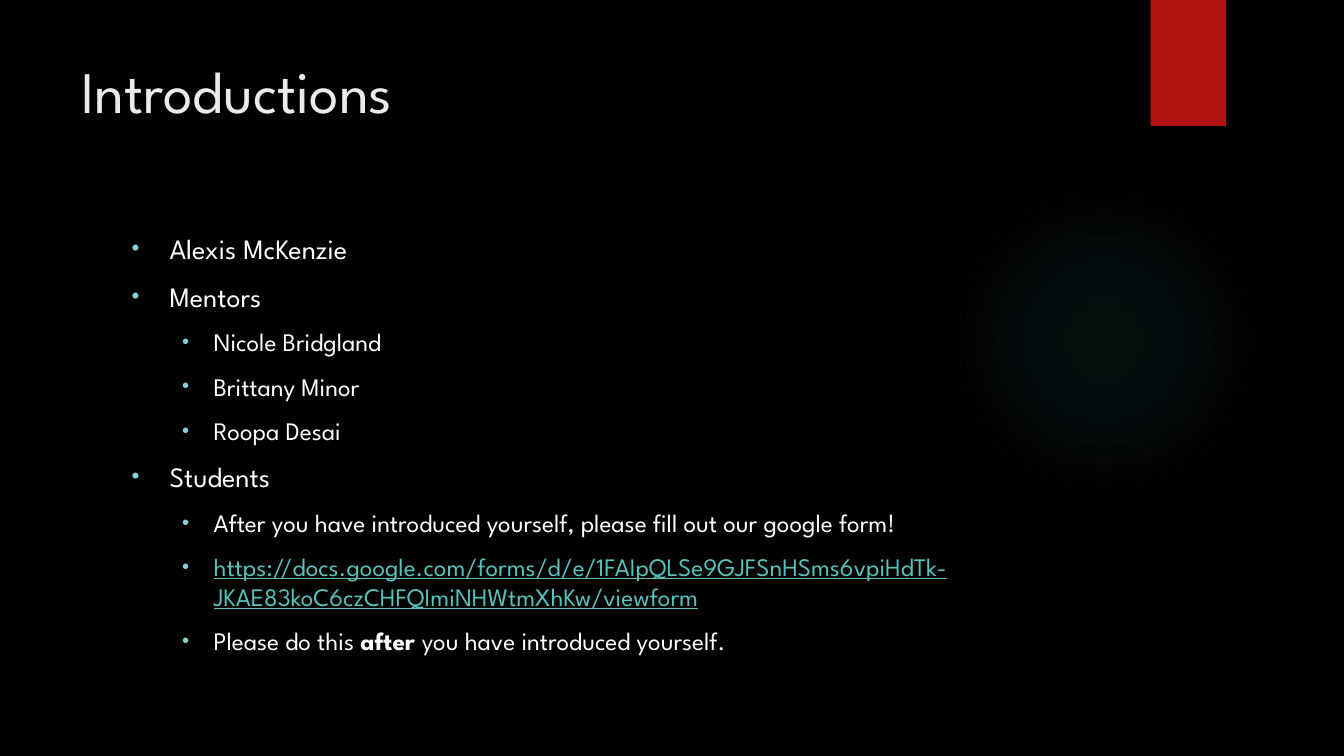
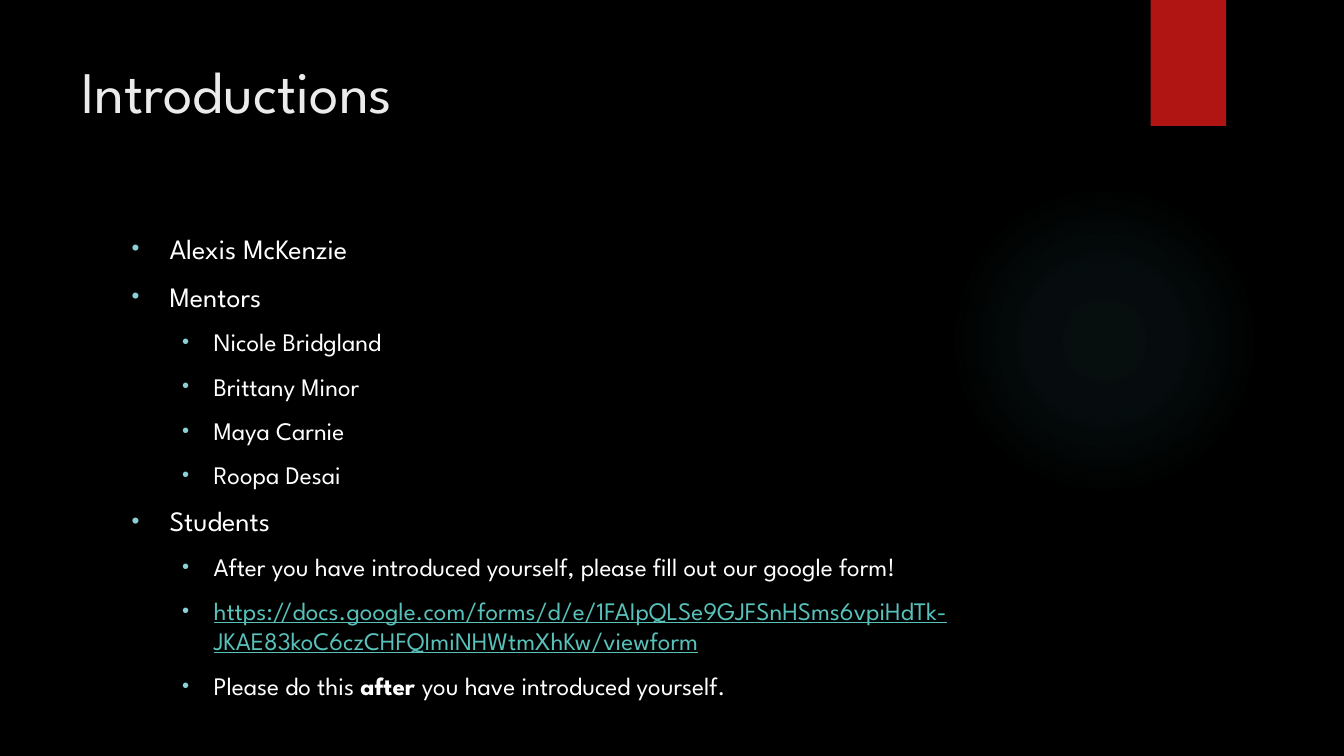
Before and after one commit to LaunchCoderGirlSTL/Data-Science-Assignments, a slide deck: slide 3 of course_material/week_01/01_Presentation.pptx. Drawn at 1344x756 pixels with LibreOffice and Linux fonts; fonts in the diff are those of the drawing; background and template pictures are left out. Boxes give left, top, right and bottom in pixels: in the first picture for what was removed or moved away, otherwise in the second. Text is boxed around its words. In the diff, an @@ line names an element or a change of style, - is before the commit and + after.

```diff
--- a/course_material/week_01/01_Presentation.pptx
+++ b/course_material/week_01/01_Presentation.pptx
@@ text at box(214, 423, 344, 446): paragraph added @@
+  • Maya Carnie
```
Also in this commit, not shown: 1 other slide changed, 2 slides added, 1 other file.
